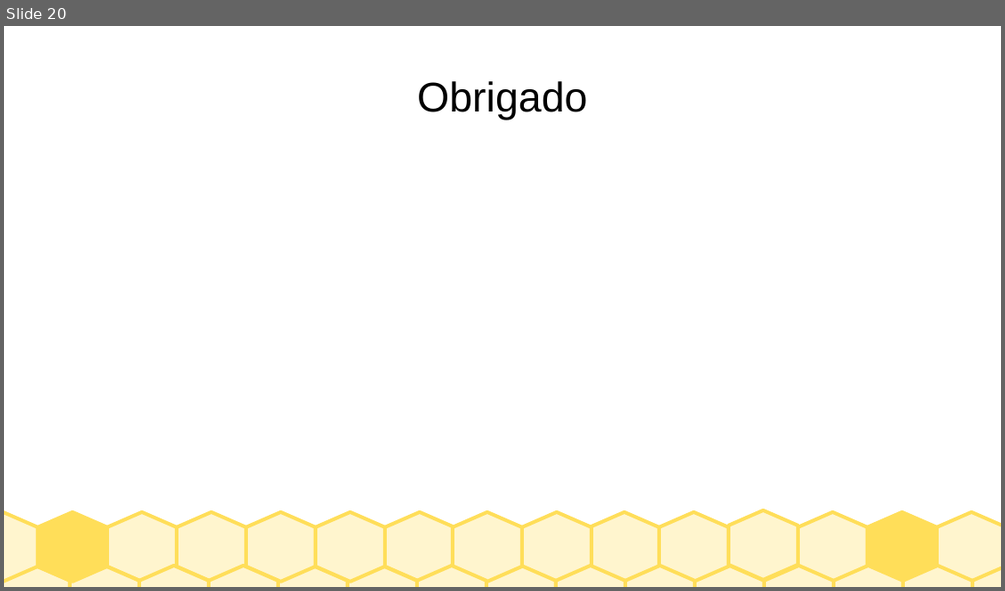
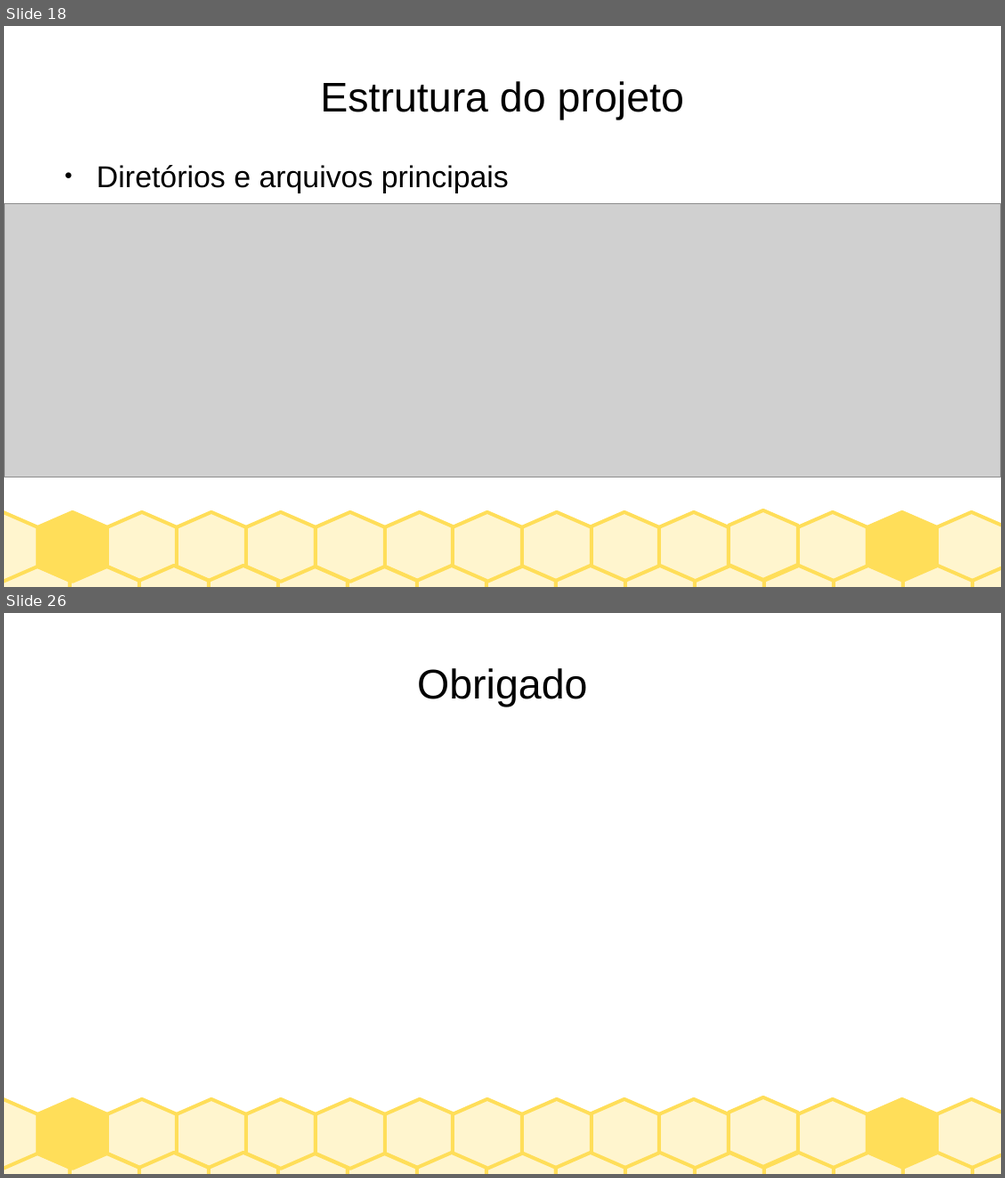
Before and after one commit to adalbertobrant/lipai, a slide deck: atividades/semana4/apresentacaoProjeto-J.odp. Shown one above the other, each under a label of ours: slide 20 before the commit, slides 18 and 26 after it; the slides between them are not shown. The pictures are 1005x591 and 1005x1178 pixels, drawn with LibreOffice and Linux fonts; fonts in the diff are those of the drawing; grey boxes stand for pictures. Boxes give left, top, right and bottom in pixels: in the first picture for what was removed or moved away, otherwise in the second. Text is boxed around its words. In the diff, an @@ line names an element or a change of style, - is before the commit and + after.

```diff
--- a/atividades/semana4/apresentacaoProjeto-J.odp
+++ b/atividades/semana4/apresentacaoProjeto-J.odp
@@ slide 18 added at (x1=4, y1=26, x2=1001, y2=587), background #FFFFFF; not listed: 30 template elements that a slide beside it also shows @@
@@ title added at (x1=320, y1=81, x2=684, y2=119), 33 pt, text #000000 @@
+Estrutura do projeto
@@ text added at (x1=97, y1=165, x2=509, y2=193), 24 pt, text #000000 @@
+● Diretórios e arquivos principais
@@ picture added at (x1=4, y1=204, x2=1001, y2=477) @@
@@ what was slide 20 is now slide 26 @@
```
Also in this commit, not shown: 2 slides changed, 5 other slides added.
